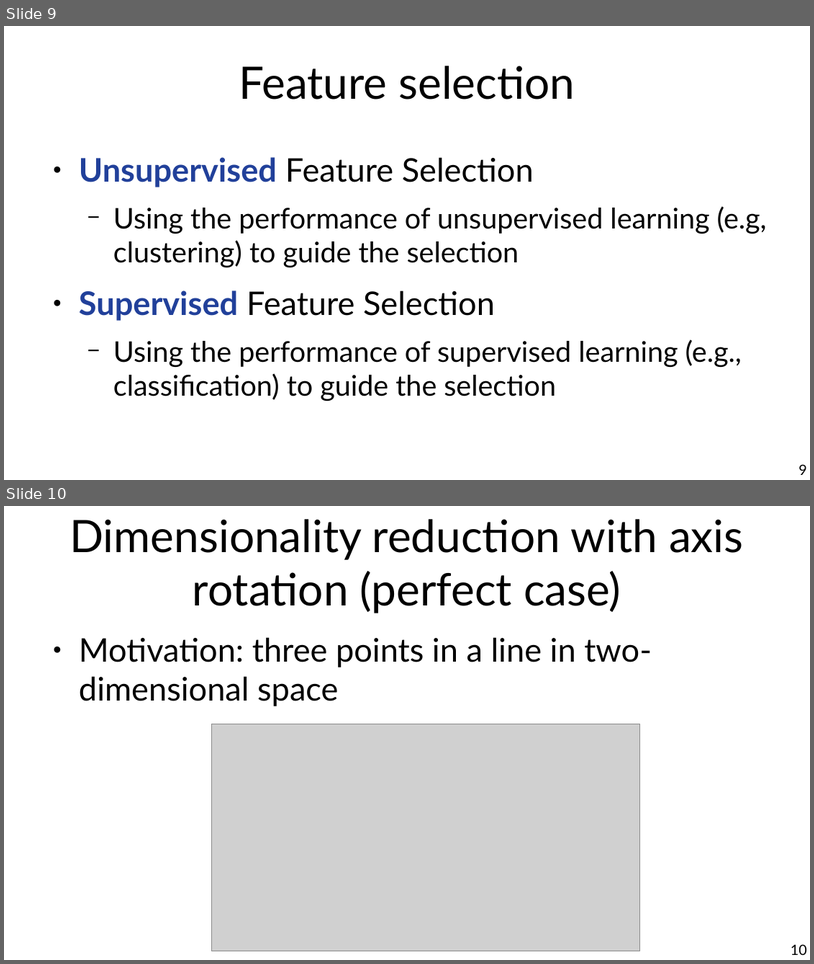
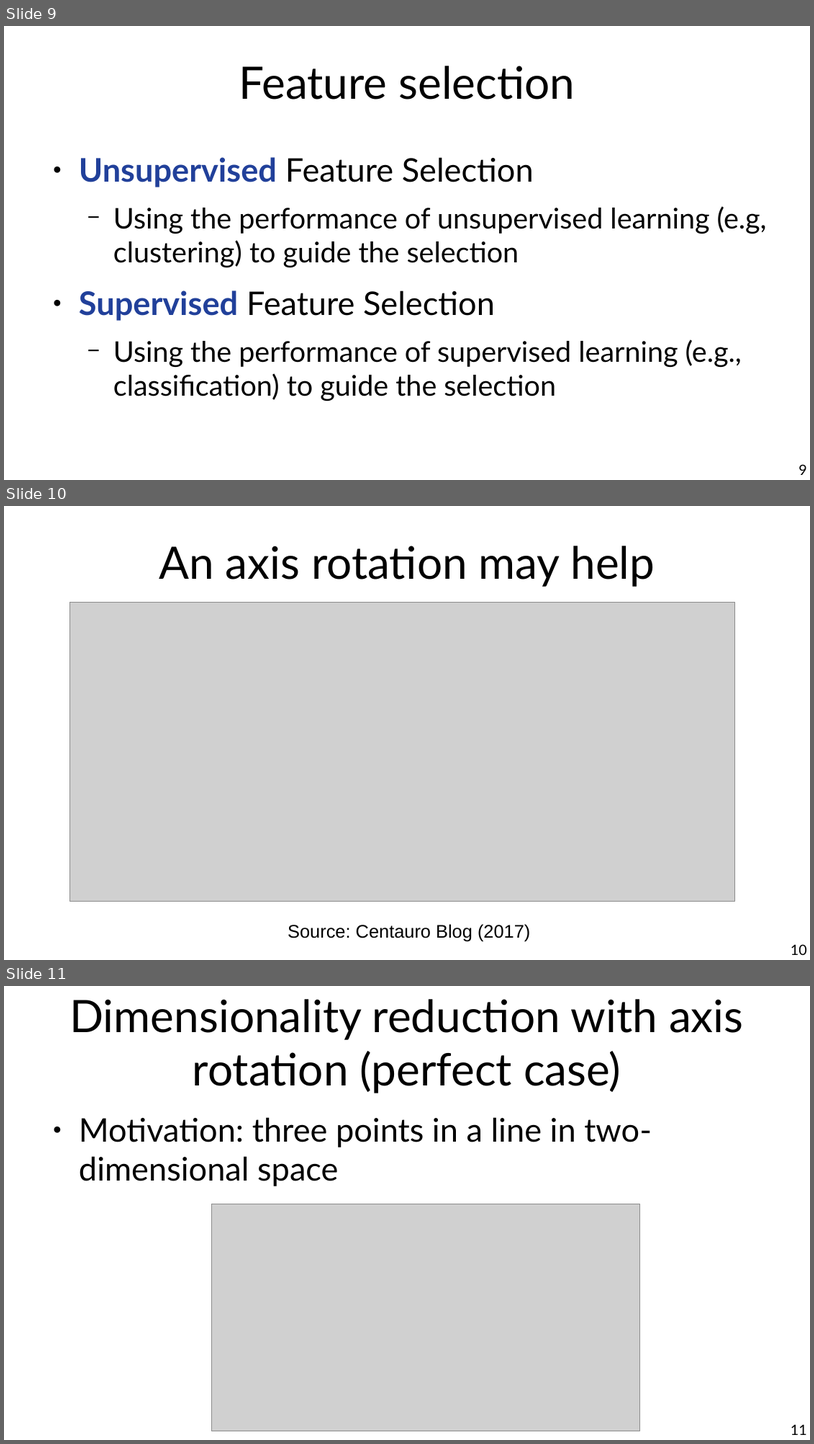
Before and after one commit to marco-calautti/data-mining-course, a slide deck: theory/odp/tt05_reduction.odp. Shown one above the other, each under a label of ours: slides 9 and 10 before the commit, slides 9, 10 and 11 after it. The pictures are 814x964 and 814x1444 pixels, drawn with LibreOffice and Linux fonts; fonts in the diff are those of the drawing; grey boxes stand for pictures. Boxes give left, top, right and bottom in pixels: in the first picture for what was removed or moved away, otherwise in the second. Text is boxed around its words. In the diff, an @@ line names an element or a change of style, - is before the commit and + after.

Commit message:
One additional slide

```diff
--- a/theory/odp/tt05_reduction.odp
+++ b/theory/odp/tt05_reduction.odp
@@ slide 10 added at box(4, 506, 810, 960), background #FFFFFF @@
@@ title added at box(159, 546, 655, 587), 44 pt, text #000000 @@
+An axis rotation may help
@@ picture added at box(70, 602, 736, 901) @@
@@ text added at box(288, 924, 530, 941), 18 pt, text #000000 @@
+Source: Centauro Blog (2017)
@@ page number added at box(791, 944, 808, 955), 14 pt, text #000000 @@
+10
@@ what was slide 10 is now slide 11 @@
@@ page number at box(791, 1424, 808, 1435): text changed @@
-10
+11
```
